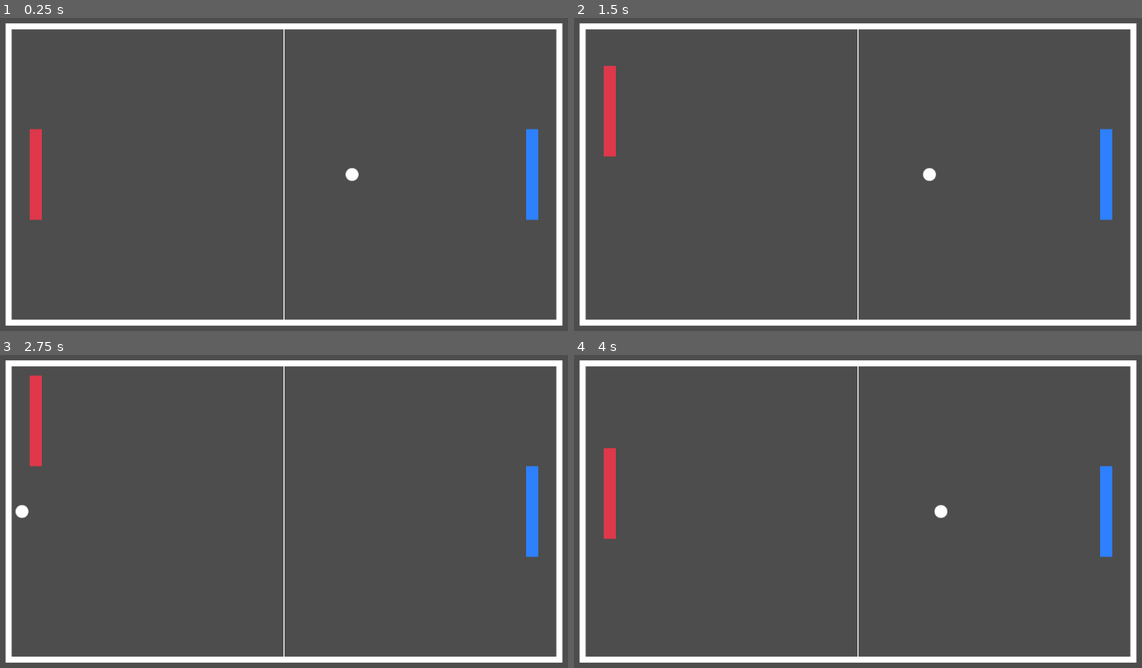
Above: before the commit, frames 1-4 (two rows, left to right).
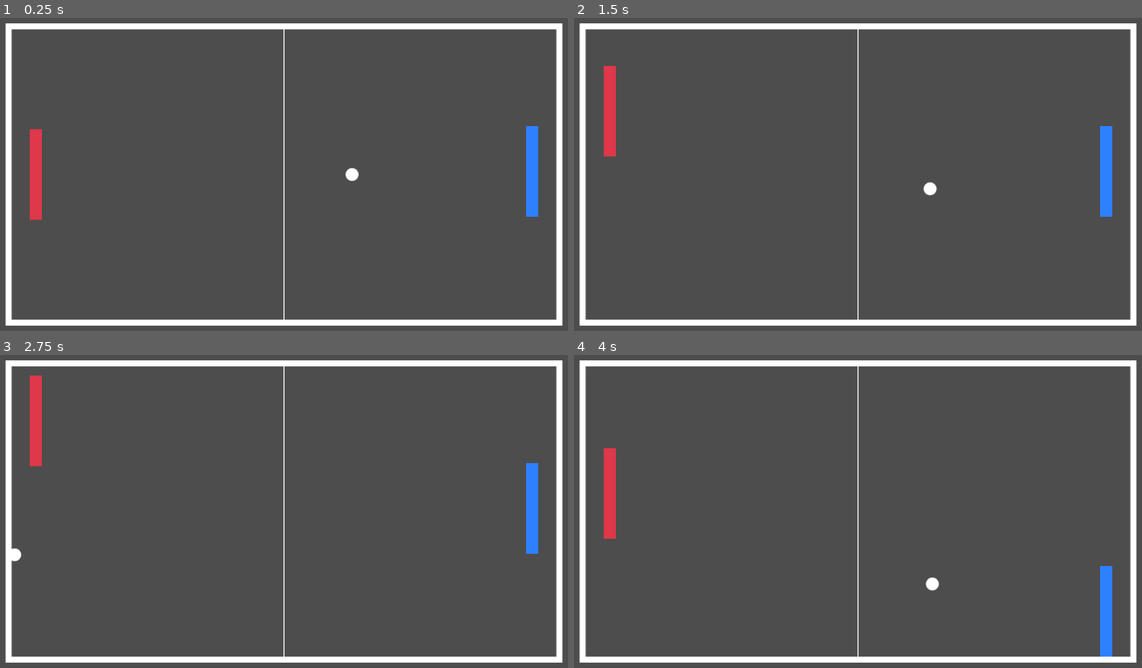
Above: after the commit, the same moments.

Repository: swashdev/redot-pong
Game: Godot game, scene res://main.tscn
The game is run twice, just before and just after one commit, with the same random seed, the same clock (stepped at 60 frames per second) and the same inputs.
Inputs:
- Up to frame 1 (0.25 s): no input
- Up to frame 2 (1.5 s): hold Up (ui_up) 0.53-1.28 s; hold Down (ui_down) from 1.28 s (still down)
- Up to frame 3 (2.75 s): release Down (ui_down) at 2.03 s; hold Up (ui_up) from 2.03 s (still down)
- Up to frame 4 (4 s): release Up (ui_up) at 3.53 s; hold Down (ui_down) from 3.53 s (still down)

The runs differ from the first frame. In frame 1, less than 0.1% of the frame differs, in the area x 92-95%, y 34-65%; in frame 2, 0.2%; in frame 3, 0.2%; in frame 4, 1.4%, in the area x 61-95%, y 35-97%.

Commit message:
Implement player 2 AI.
The player 2 AI will attempt to stop the ball by deciding what sort of
strike it wants and then moving to intercept.  The AI's movement speed
is chosen randomly.

Diff:
--- a/game.gd
+++ b/game.gd
@@ -28,6 +28,9 @@
 var player_1_score: int = 0
 var player_2_score: int = 0
 
+# TODO: Implement multiplayer :-)
+var two_players: bool = false
+
 #region Ball Movement
 
 # The direction that the ball is moving, irrespective of speed.
@@ -42,6 +45,16 @@
 
 #endregion Ball Movement
 
+#region AI Variables
+
+# The position on the paddle that player 2 wants to hit the ball with.
+var target_contact_point: float = randf_range(-10.0, 10.0)
+
+# A metric of how sluggish the AI is this turn.  Lower numbers slow the AI down.
+var ai_speed_mod: float = 1.0
+
+#endregion AI Variables
+
 #endregion Local Variables
 
 #region Mainloop
@@ -53,6 +66,17 @@
 	delta_pos = movement * Input.get_action_strength("ui_down")
 	delta_pos -= movement * Input.get_action_strength("ui_up")
 	move_paddle(player_1, delta_pos)
+
+	# Do AI for the player 2 paddle.
+	if two_players:
+		push_error("2-player mode hasn't been implemented yet :-(")
+	else:
+		var target_contact_y: float = target_contact_point + player_2.position.y
+		#var distance: float = ball.position.y - target_contact_y
+		if ball_direction.x > 0.0:
+			delta_pos = ball.position.y - target_contact_y
+			delta_pos = clampf(delta_pos, -1.0, 1.0) * movement
+			move_paddle(player_2, delta_pos * ai_speed_mod)
 
 	# Move the ball.
 	move_ball(delta)
@@ -137,6 +161,13 @@
 	# If the ball bounced, its speed will increase.
 	if ball_bounced:
 		ball_speed_mod += ball_speed_increase
+		# If the ball bounced to the left, the AI will choose a new target
+		# contact point and speed modifier.
+		if not two_players:
+			if ball_bounced == BallBounced.LEFT:
+				ai_speed_mod = randf_range(0.1, 1.0)
+				target_contact_point = \
+						randf_range(-(player_2.extent_y), player_2.extent_y)
 		print("The ball bounced.  New move speed is %f PPS" \
 				% (ball_speed_mod * BASE_BALL_SPEED))
 
